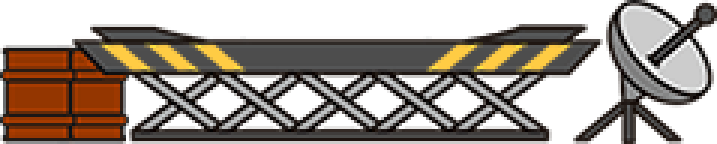
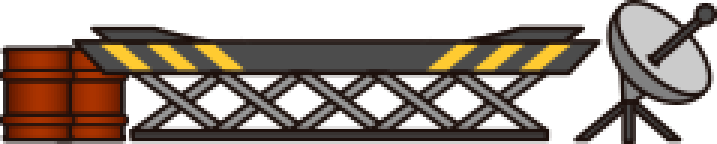
Layer changes from the first 717×144 image to the second:
hid group "<Group>" (1st of 10, in "Layer 1") (4 layers) over [381, 36, 573, 78]
hid "<Path>" over [462, 24, 588, 45]
hid group "<Group>" (6th of 10, in "Layer 1") (4 layers) over [99, 36, 291, 78]
added layer "Objeto inteligente vectorial" in group "Layer 1" over [0, 0, 717, 144]
painted on "<Path> + <Path> + <Path> + <Path> + <Path> + <Path> + <Path> + <Path> + <Path> …", masked it over [0, 0, 717, 144]
